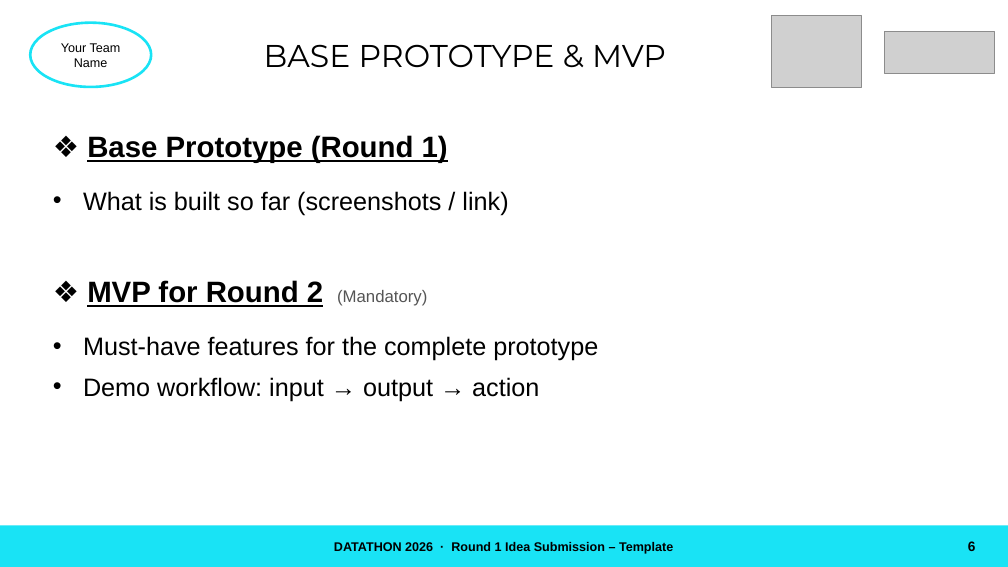
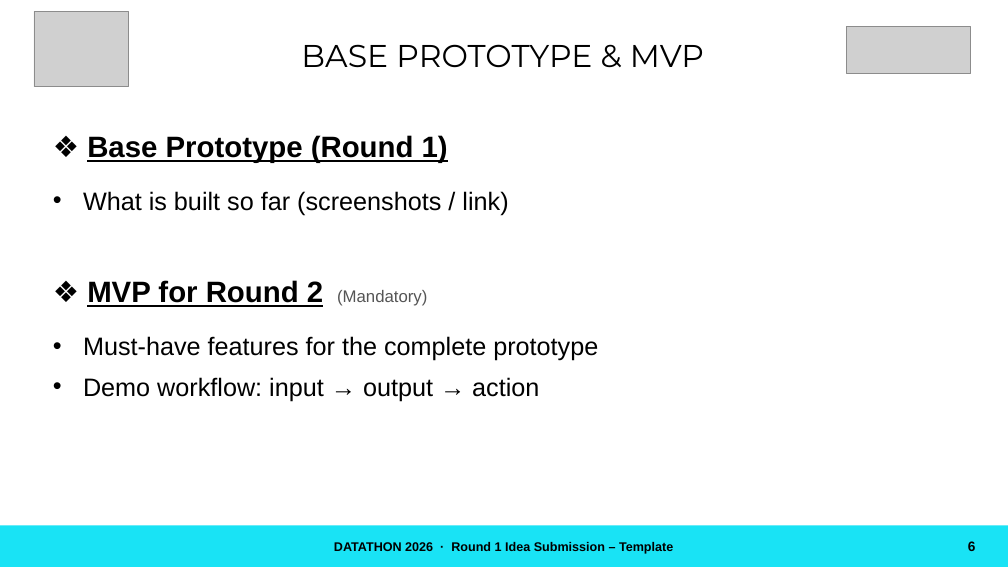
Before and after one commit to Nathan-Jamesss/DATATHON, a slide deck: slide 6 of site/downloads/DATATHON-Round1-Idea-PPT-Template.pptx. Drawn at 1008x567 pixels with LibreOffice and Linux fonts; fonts in the diff are those of the drawing; grey boxes stand for pictures. Boxes give left, top, right and bottom in pixels: in the first picture for what was removed or moved away, otherwise in the second. Text is boxed around its words. In the diff, an @@ line names an element or a change of style, - is before the commit and + after.

```diff
--- a/site/downloads/DATATHON-Round1-Idea-PPT-Template.pptx
+++ b/site/downloads/DATATHON-Round1-Idea-PPT-Template.pptx
@@ ellipse removed at [30,23,151,87] @@
-Your Team Name
@@ picture: place and size @@
-picture at [771,15,861,87]
+picture at [34,11,129,87]
@@ text "BASE PROTOTYPE & MVP": place and size @@
-text "BASE PROTOTYPE & MVP" at [264,44,666,68]
+text "BASE PROTOTYPE & MVP" at [301,44,704,68]
@@ picture: place and size @@
-picture at [885,32,994,73]
+picture at [847,26,971,73]
```
Also in this commit, not shown: 7 other slides changed, 5 other files.
